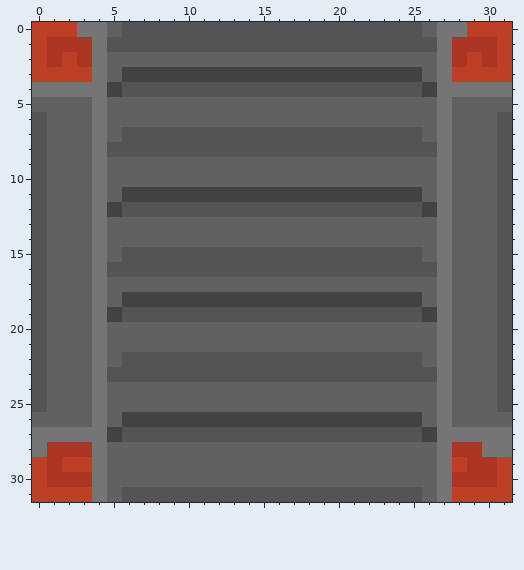
Pixel-art sprite -- sprites/blocks/distribution/conveyors/esteira de latão/EsteiraDeLatao-3-1.png. Above, as it was before the edit.
The file is 32x32 pixels. Colours within 5 levels of each other are drawn and written as one.
The result:
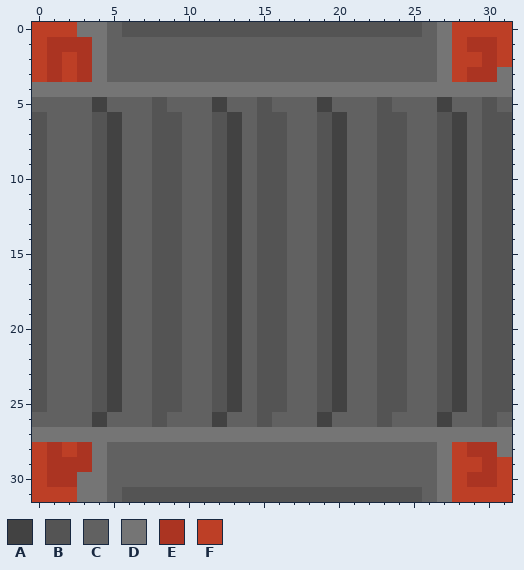
Palette (. is transparent): A #424242  B #545454  C #616161  D #757575  E #ab3422  F #bd3f26
From the commit log: correção de bug nos sprites da esteira reforçada kkkkkk tava de lado e faltava 8 sprites
From old to new:
@@ x 0..31 @@
- 0 FFFDDCBBBBBBBBBBBBBBBBBBBBCDDFFF
- 1 FEEEDBBBBBBBBBBBBBBBBBBBBBBDEEEF
- 2 FEFEDCCCCCCCCCCCCCCCCCCCCCCDEFEF
- 3 FFFFDCAAAAAAAAAAAAAAAAAAAACDFFFF
- 4 DDDDDABBBBBBBBBBBBBBBBBBBBADDDDD
- 5 CCCCDCCCCCCCCCCCCCCCCCCCCCCDCCCC
- 6 BCCCDCCCCCCCCCCCCCCCCCCCCCCDCCCB
- 7 BCCCDCBBBBBBBBBBBBBBBBBBBBCDCCCB
- 8 BCCCDBBBBBBBBBBBBBBBBBBBBBBDCCCB
- 9 BCCCDCCCCCCCCCCCCCCCCCCCCCCDCCCB
-10 BCCCDCCCCCCCCCCCCCCCCCCCCCCDCCCB
-11 BCCCDCAAAAAAAAAAAAAAAAAAAACDCCCB
-12 BCCCDABBBBBBBBBBBBBBBBBBBBADCCCB
-13 BCCCDCCCCCCCCCCCCCCCCCCCCCCDCCCB
-14 BCCCDCCCCCCCCCCCCCCCCCCCCCCDCCCB
-15 BCCCDCBBBBBBBBBBBBBBBBBBBBCDCCCB
-16 BCCCDBBBBBBBBBBBBBBBBBBBBBBDCCCB
-17 BCCCDCCCCCCCCCCCCCCCCCCCCCCDCCCB
-18 BCCCDCAAAAAAAAAAAAAAAAAAAACDCCCB
-19 BCCCDABBBBBBBBBBBBBBBBBBBBADCCCB
-20 BCCCDCCCCCCCCCCCCCCCCCCCCCCDCCCB
-21 BCCCDCCCCCCCCCCCCCCCCCCCCCCDCCCB
-22 BCCCDCBBBBBBBBBBBBBBBBBBBBCDCCCB
-23 BCCCDBBBBBBBBBBBBBBBBBBBBBBDCCCB
-24 BCCCDCCCCCCCCCCCCCCCCCCCCCCDCCCB
-25 BCCCDCCCCCCCCCCCCCCCCCCCCCCDCCCB
-26 CCCCDCAAAAAAAAAAAAAAAAAAAACDCCCC
-27 DDDDDABBBBBBBBBBBBBBBBBBBBADDDDD
-28 DEEEDCCCCCCCCCCCCCCCCCCCCCCDEEDD
-29 FEFFDCCCCCCCCCCCCCCCCCCCCCCDFEEF
-30 FEEEDCCCCCCCCCCCCCCCCCCCCCCDEEEF
-31 FFFFDCBBBBBBBBBBBBBBBBBBBBCDFFFF
+ 0 FFFDDCBBBBBBBBBBBBBBBBBBBBCDFFFF
+ 1 FEEEDCCCCCCCCCCCCCCCCCCCCCCDFEEF
+ 2 FEFEDCCCCCCCCCCCCCCCCCCCCCCDFFEF
+ 3 FEFEDCCCCCCCCCCCCCCCCCCCCCCDFEED
+ 4 DDDDDDDDDDDDDDDDDDDDDDDDDDDDDDDD
+ 5 CCCCACCCBCCCACCBCCCACCCBCCCACCBC
+ 6 BCCCBACCBBCCBACBBCCBACCBBCCBACBB
+ 7 BCCCBACCBBCCBACBBCCBACCBBCCBACBB
+ 8 BCCCBACCBBCCBACBBCCBACCBBCCBACBB
+ 9 BCCCBACCBBCCBACBBCCBACCBBCCBACBB
+10 BCCCBACCBBCCBACBBCCBACCBBCCBACBB
+11 BCCCBACCBBCCBACBBCCBACCBBCCBACBB
+12 BCCCBACCBBCCBACBBCCBACCBBCCBACBB
+13 BCCCBACCBBCCBACBBCCBACCBBCCBACBB
+14 BCCCBACCBBCCBACBBCCBACCBBCCBACBB
+15 BCCCBACCBBCCBACBBCCBACCBBCCBACBB
+16 BCCCBACCBBCCBACBBCCBACCBBCCBACBB
+17 BCCCBACCBBCCBACBBCCBACCBBCCBACBB
+18 BCCCBACCBBCCBACBBCCBACCBBCCBACBB
+19 BCCCBACCBBCCBACBBCCBACCBBCCBACBB
+20 BCCCBACCBBCCBACBBCCBACCBBCCBACBB
+21 BCCCBACCBBCCBACBBCCBACCBBCCBACBB
+22 BCCCBACCBBCCBACBBCCBACCBBCCBACBB
+23 BCCCBACCBBCCBACBBCCBACCBBCCBACBB
+24 BCCCBACCBBCCBACBBCCBACCBBCCBACBB
+25 BCCCBACCBBCCBACBBCCBACCBBCCBACBB
+26 CCCCACCCBCCCACCBCCCACCCBCCCACCBC
+27 DDDDDDDDDDDDDDDDDDDDDDDDDDDDDDDD
+28 FEFEDCCCCCCCCCCCCCCCCCCCCCCDFEED
+29 FEEEDCCCCCCCCCCCCCCCCCCCCCCDFFEF
+30 FEEDDCCCCCCCCCCCCCCCCCCCCCCDFEEF
+31 FFFDDCBBBBBBBBBBBBBBBBBBBBCDFFFF
Boxes around the changes in both pictures, in picture pixels (x1, y1, x2, y2):
changed: (32, 22, 512, 502)
